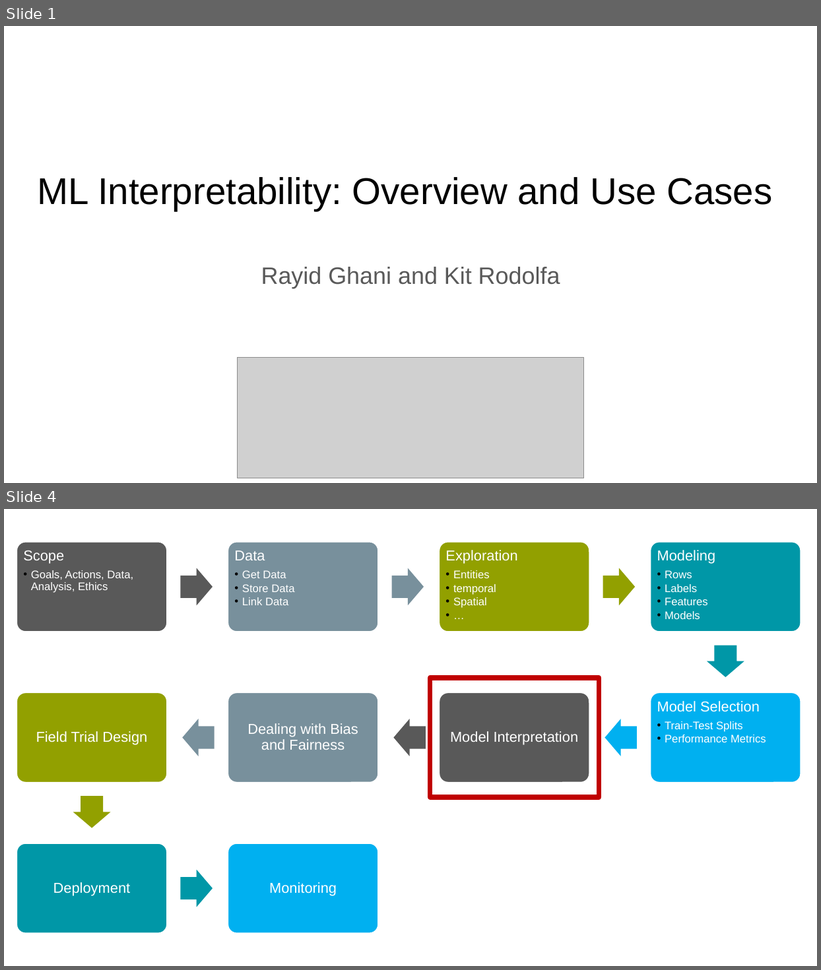
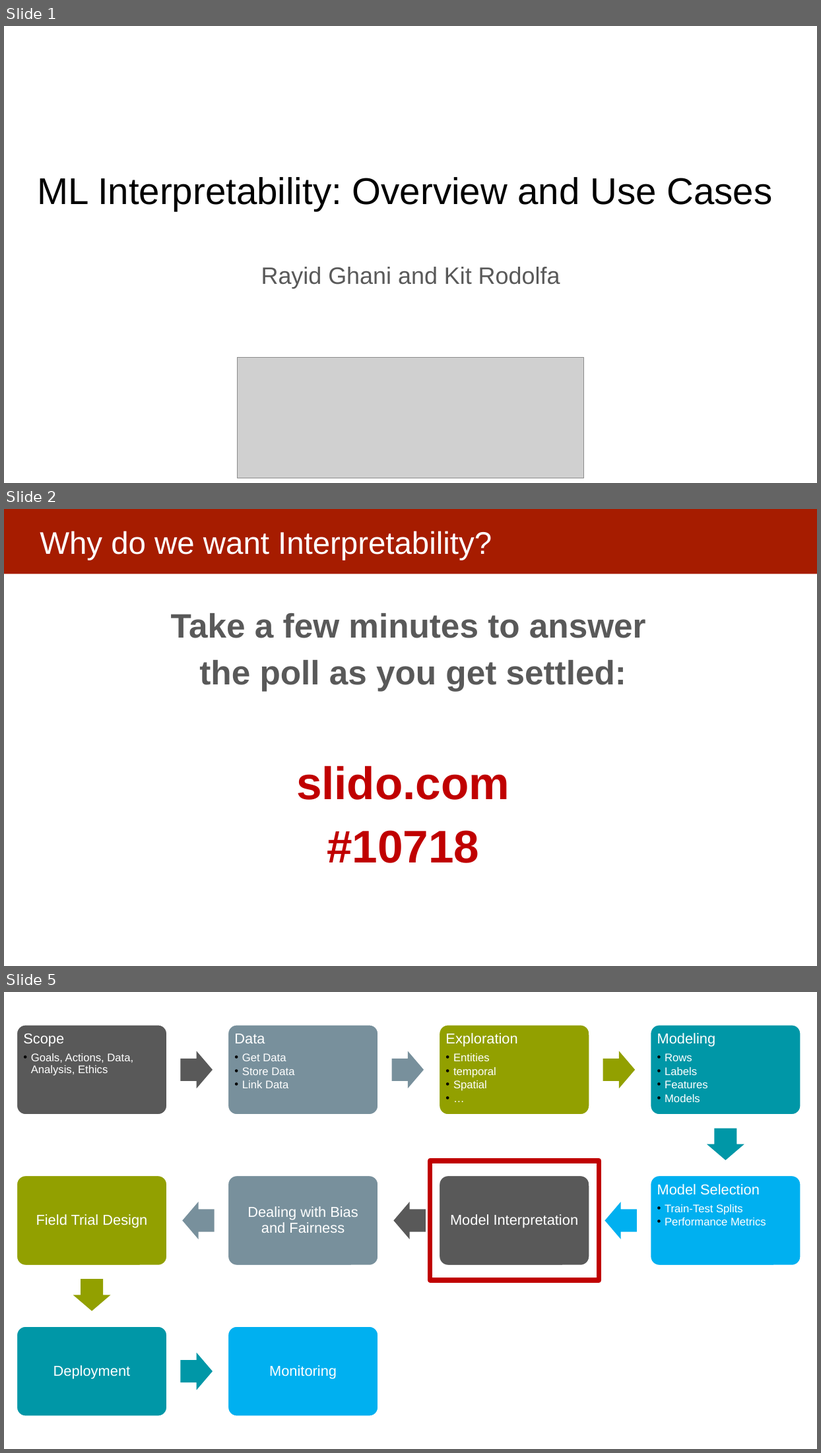
Before and after one commit to dssg/MLinPractice, a slide deck: Lectures/Lecture13-InterpretabilityOverview.pptx. Shown one above the other, each under a label of ours: slides 1 and 4 before the commit, slides 1, 2 and 5 after it; the slides between them are not shown. The pictures are 821x970 and 821x1453 pixels, drawn with LibreOffice and Linux fonts; fonts in the diff are those of the drawing; grey boxes stand for pictures. Boxes give left, top, right and bottom in pixels: in the first picture for what was removed or moved away, otherwise in the second. Text is boxed around its words. In the diff, an @@ line names an element or a change of style, - is before the commit and + after.

```diff
--- a/Lectures/Lecture13-InterpretabilityOverview.pptx
+++ b/Lectures/Lecture13-InterpretabilityOverview.pptx
@@ slide 2 added at (4, 509, 817, 966), background #FFFFFF @@
@@ rectangle added at (4, 509, 817, 574), fill #A61C00 @@
@@ title added at (40, 531, 492, 560), 37 pt, text #FFFFFF @@
+Why do we want Interpretability?
@@ text added at (171, 613, 646, 691), 40 pt, text #595959, bold @@
+Take a few minutes to answer
+the poll as you get settled:
@@ text added at (296, 766, 510, 863), 54 pt, text #C00000, bold @@
+slido.com
+#10718
@@ what was slide 4 is now slide 5 @@
```
Also in this commit, not shown: 3 slides changed, 14 other slides added.
